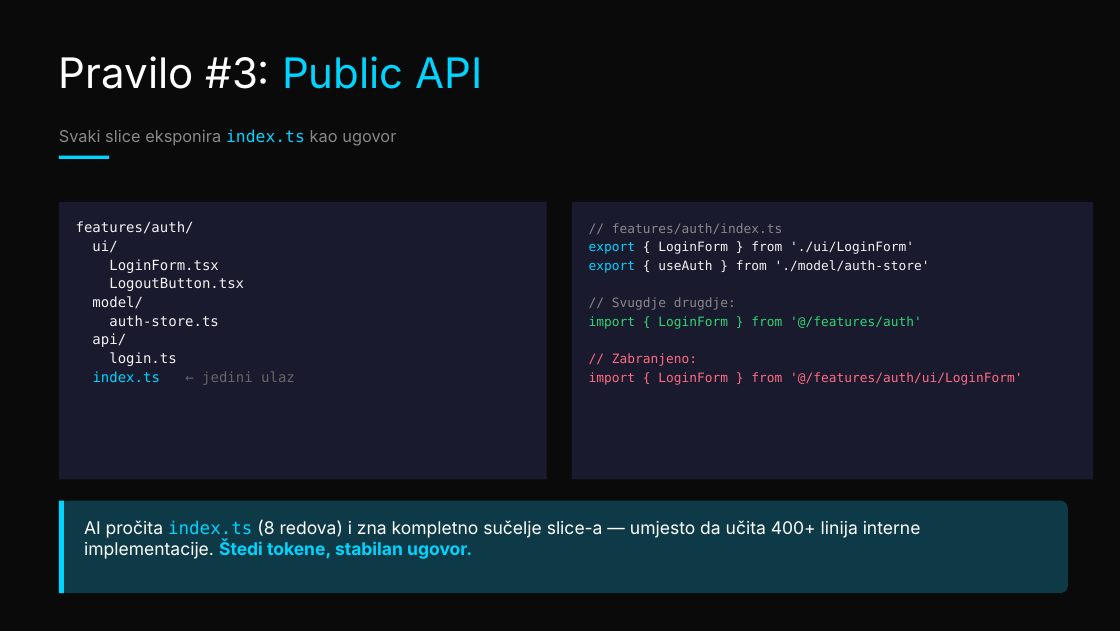
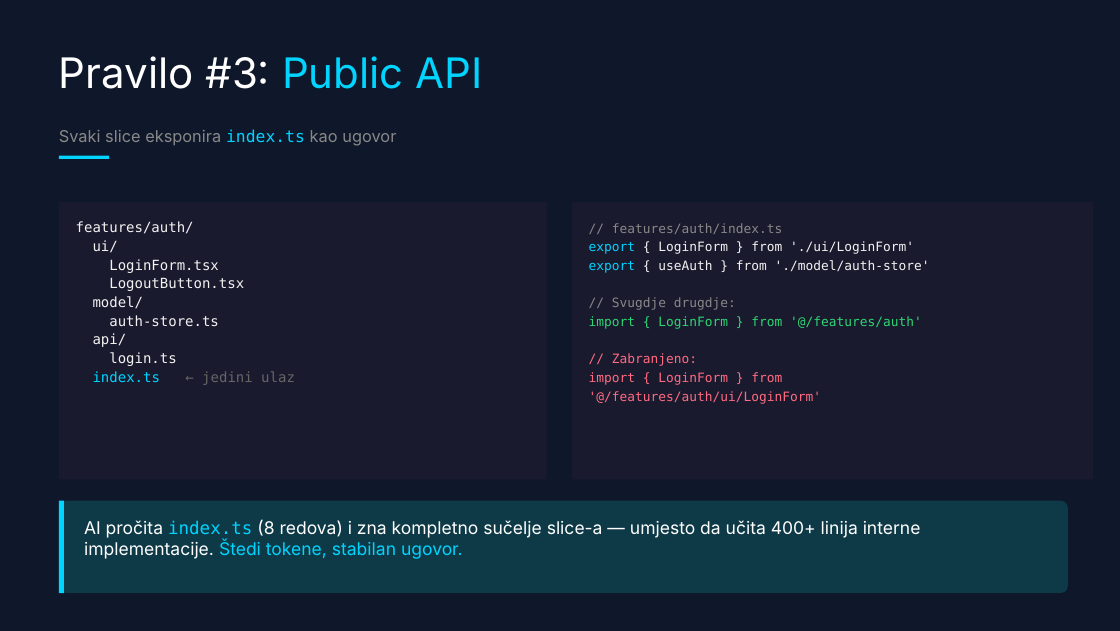
Before and after one commit to doksara/debug-presentation, a slide deck: slide 30 of frontend-arhitektura--dark-tech-with-fsd.pptx (slide 31 before the commit). Drawn at 1120x631 pixels with LibreOffice and Linux fonts; fonts in the diff are those of the drawing. Boxes give left, top, right and bottom in pixels: in the first picture for what was removed or moved away, otherwise in the second. Text is boxed around its words. In the diff, an @@ line names an element or a change of style, - is before the commit and + after.

```diff
--- a/frontend-arhitektura--dark-tech-with-fsd.pptx
+++ b/frontend-arhitektura--dark-tech-with-fsd.pptx
@@ background #0A0A0A to #0F172A @@
@@ text "// features/auth/index.ts" rewrapped from bbox=[589, 223, 1023, 385] to bbox=[589, 223, 930, 404] @@
@@ text "AI pročita index.ts (8 redova) ..." at bbox=[84, 520, 921, 559]: bold off in "Štedi tokene, stabilan ugovor." @@
```
Also in this commit, not shown: 12 other slides changed, 4 slides added, 4 slides removed, 2 other files.
